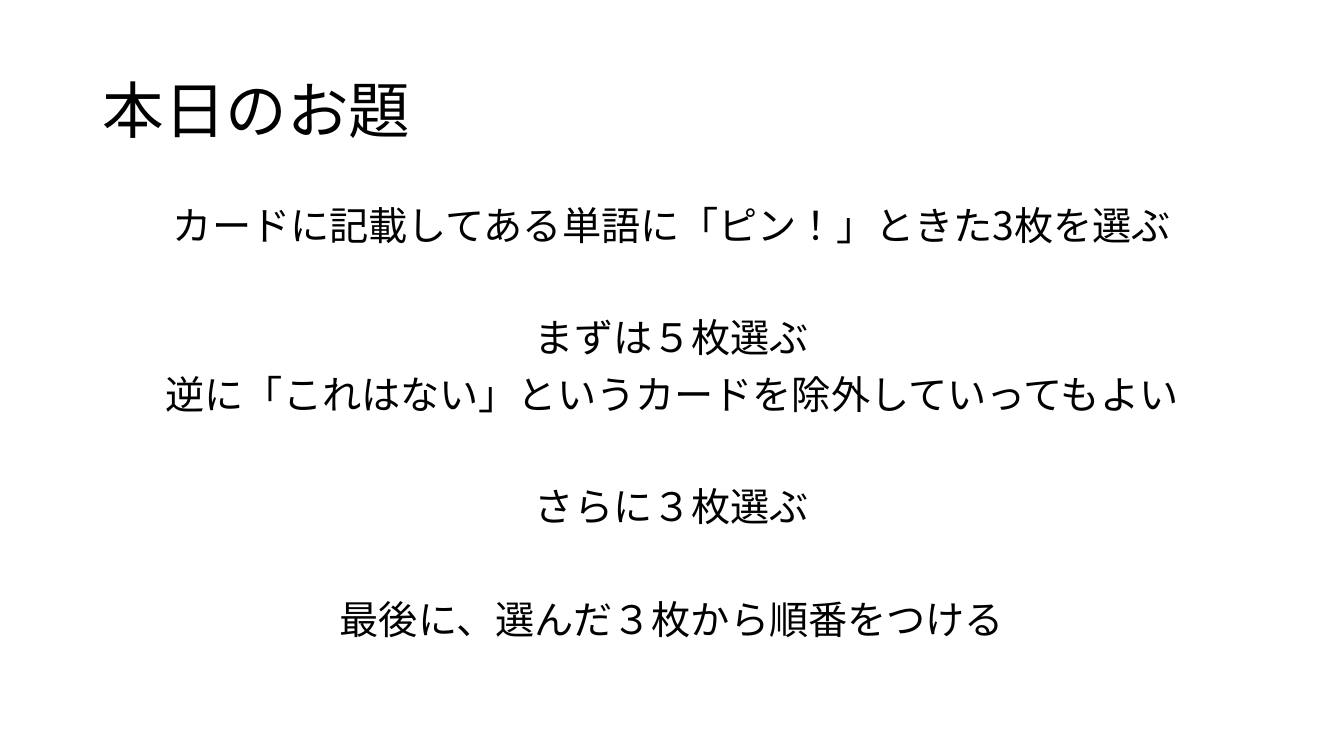
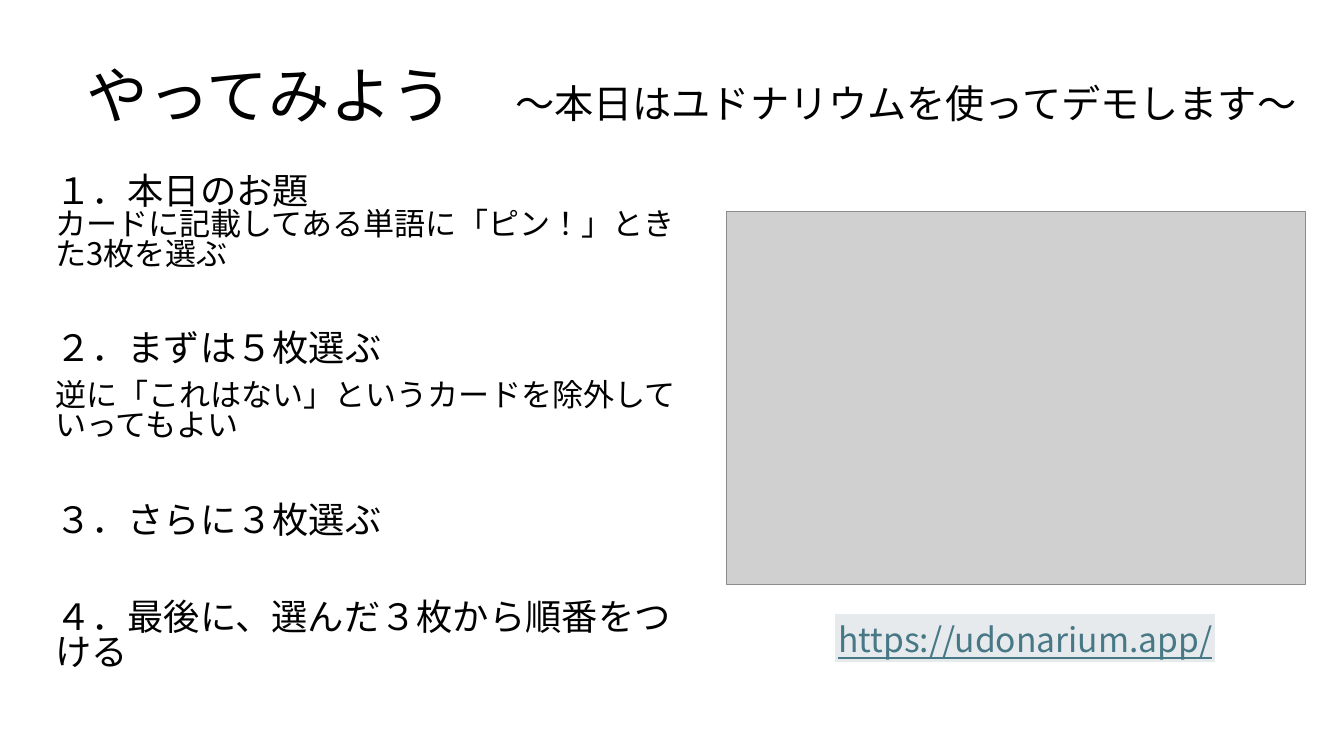
Before and after one commit to warumonogakari/warumono, a slide deck: slide 7 of ValueCard/ValueCardPoker.pptx. Drawn at 1344x756 pixels with LibreOffice and Linux fonts; fonts in the diff are those of the drawing; grey boxes stand for pictures. Boxes give left, top, right and bottom in pixels: in the first picture for what was removed or moved away, otherwise in the second. Text is boxed around its words. In the diff, an @@ line names an element or a change of style, - is before the commit and + after.

```diff
--- a/ValueCard/ValueCardPoker.pptx
+++ b/ValueCard/ValueCardPoker.pptx
@@ title at [87,68,1296,122]: text changed; size 44 to 28 pt @@
-本日のお題
+やってみよう ～本日はユドナリウムを使ってデモします～
@@ text "１．本日のお題 カードに記載してある単語に「ピン！」ときた3枚を選ぶ": place and size @@
-text "１．本日のお題 カードに記載してある単語に「ピン！」ときた3枚を選ぶ" at [166,206,1179,638]
+text "１．本日のお題 カードに記載してある単語に「ピン！」ときた3枚を選ぶ" at [55,173,675,641]
@@ text at [55,173,675,364]: text changed; size 28 to 22.2 pt @@
-カードに記載してある単語に「ピン！」ときた3枚を選ぶ
-まずは５枚選ぶ
+１．本日のお題
+カードに記載してある単語に「ピン！」ときた3枚を選ぶ
+２．まずは５枚選ぶ
@@ picture added at [727,212,1306,585] @@
@@ text at [55,379,675,438]: size 28 to 22.2 pt in "逆に「これはない」というカードを除外していってもよい"; alignment centre to left; line spacing 0.9 to 0.8 @@
@@ text at [55,502,671,641]: text changed; size 28 to 25.9 pt @@
-さらに３枚選ぶ
-最後に、選んだ３枚から順番をつける
+３．さらに３枚選ぶ
+４．最後に、選んだ３枚から順番をつける
@@ table added at [835,613,1216,664], 1 rows, 1 columns @@
+https://udonarium.app/
```
Also in this commit, not shown: 2 other slides changed, 4 slides added, 16 other files.
